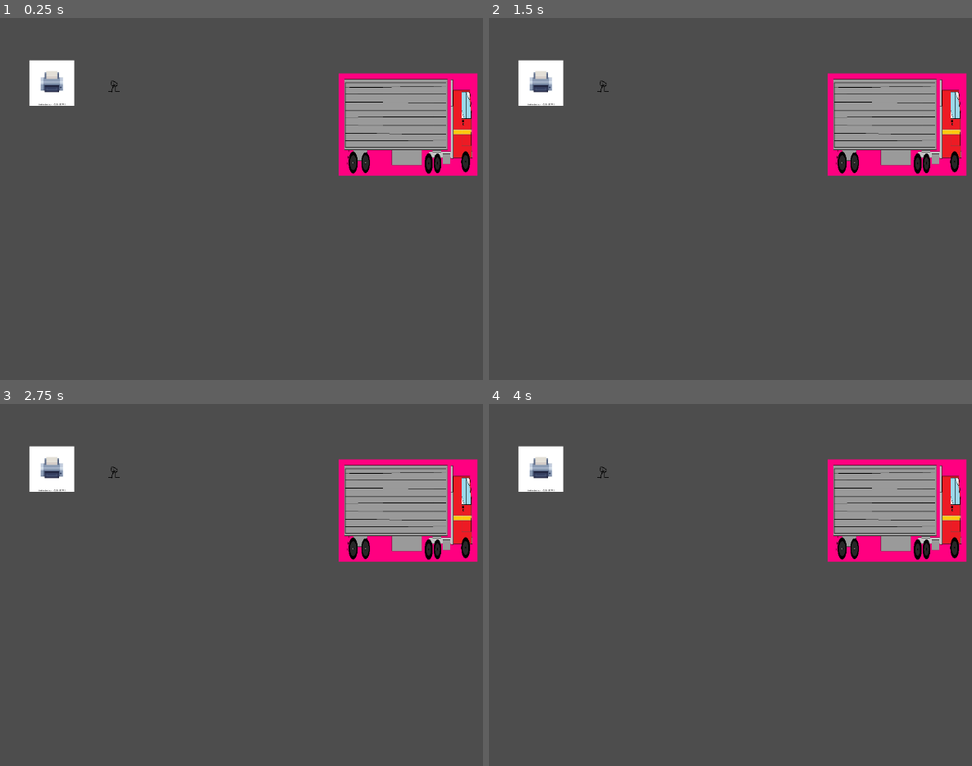
Above: before the commit, frames 1-4 (two rows, left to right).
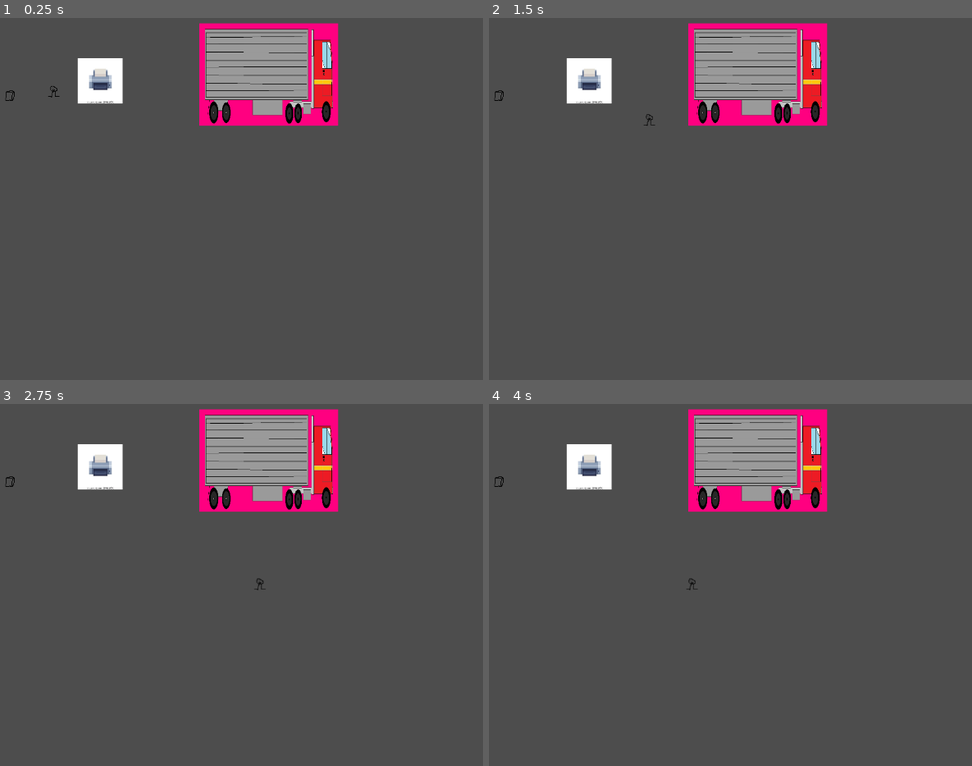
Above: after the commit, the same moments.

Repository: emptyjamjar/OSHA-Not-Included
Game: Godot game, scene res://scenes/game.tscn
Same seed, same stepped clock (60 frames per second), same inputs: the game is played once before the commit and once after it. The project has no main scene, so this scene is started directly.
Inputs:
- Up to frame 1 (0.25 s): no input
- Up to frame 2 (1.5 s): tap Enter at 0.5 s; hold Right (ui_right) 0.53-1.28 s; hold E (ui_E, bound only after the commit) 0.53-1.28 s; tap Space at 1.25 s; hold Down (ui_down) from 1.28 s (still down); tap E (ui_E, bound only after the commit) at 1.35 s
- Up to frame 3 (2.75 s): release Down (ui_down) at 2.03 s; hold Right (ui_right) from 2.03 s (still down); hold E (ui_E, bound only after the commit) from 2.03 s (still down)
- Up to frame 4 (4 s): release Right (ui_right) at 2.78 s; release E (ui_E, bound only after the commit) at 2.78 s; hold Page Up (ui_page_up) 2.78-3.53 s; tap E (ui_E, bound only after the commit) at 2.85 s; tap Enter at 3.5 s; hold Left (ui_left) from 3.53 s (still down); hold E (ui_E, bound only after the commit) from 3.53 s (still down)

The runs differ from the first frame. In frame 1, 18% of the frame differs, in the area x 1-99%, y 1-44%; in frame 2, 18%; in frame 3, 18%, in the area x 1-99%, y 1-52%; in frame 4, 18%.

Commit message:
disconnected detection from player/box

Diff:
--- a/conveyer.gd
+++ b/conveyer.gd
@@ -1,6 +1,6 @@
 extends Area2D
 
-
+@export var boxes = null
 # Called when the node enters the scene tree for the first time.
 func _ready() -> void:
 	pass # Replace with function body.
@@ -8,4 +8,8 @@
 
 # Called every frame. 'delta' is the elapsed time since the previous frame.
 func _process(delta: float) -> void:
-	pass
+	boxes = get_overlapping_bodies()
+	for box in boxes:
+		#print(box)
+		if box.is_in_group("Boxable"):
+			box.free()
--- a/project.godot
+++ b/project.godot
@@ -17,3 +17,20 @@
 config/name="osha_not_included"
 config/features=PackedStringArray("4.6", "Forward Plus")
 config/icon="res://icon.svg"
+
+[global_group]
+
+Boxable=""
+
+[input]
+
+ui_E={
+"deadzone": 0.2,
+"events": [Object(InputEventKey,"resource_local_to_scene":false,"resource_name":"","device":-1,"window_id":0,"alt_pressed":false,"shift_pressed":false,"ctrl_pressed":false,"meta_pressed":false,"pressed":false,"keycode":0,"physical_keycode":69,"key_label":0,"unicode":101,"location":0,"echo":false,"script":null)
+]
+}
+
+[rendering]
+
+renderer/rendering_method="gl_compatibility"
+renderer/rendering_method.mobile="gl_compatibility"
--- a/scenes/game.tscn
+++ b/scenes/game.tscn
@@ -1,23 +1,23 @@
 [gd_scene format=3 uid="uid://cp3eur47tnd7i"]
 
-[ext_resource type="PackedScene" uid="uid://c7e7f64igaa5j" path="res://scenes/player.tscn" id="1_uwrxv"]
-[ext_resource type="PackedScene" uid="uid://d2r1f8py617s3" path="res://scenes/box.tscn" id="2_yqjtg"]
-[ext_resource type="PackedScene" uid="uid://bhmynboldga2b" path="res://scenes/prepper.tscn" id="3_lbhrr"]
-[ext_resource type="PackedScene" uid="uid://cyuiwukw36bwd" path="res://scenes/shipper.tscn" id="4_iywne"]
+[ext_resource type="PackedScene" uid="uid://c7e7f64igaa5j" path="res://scenes/player.tscn" id="1_lbhrr"]
+[ext_resource type="PackedScene" uid="uid://bhmynboldga2b" path="res://scenes/prepper.tscn" id="2_iywne"]
+[ext_resource type="PackedScene" uid="uid://cyuiwukw36bwd" path="res://scenes/shipper.tscn" id="3_p57ef"]
+[ext_resource type="PackedScene" uid="uid://d2r1f8py617s3" path="res://scenes/box.tscn" id="4_u5sy4"]
 
-[node name="Game" type="Node2D" unique_id=645817684]
+[node name="Game" type="Node2D" unique_id=1827869877]
 
-[node name="Player" parent="." unique_id=2112891127 instance=ExtResource("1_uwrxv")]
-position = Vector2(265, 129)
+[node name="Player" parent="." unique_id=2112891127 instance=ExtResource("1_lbhrr")]
+position = Vector2(157, 137)
 
-[node name="Box" parent="." unique_id=189150552 groups=["Boxable"] instance=ExtResource("2_yqjtg")]
-position = Vector2(170, 133)
+[node name="Prepper" parent="." unique_id=2093227932 instance=ExtResource("2_iywne")]
+position = Vector2(238.00002, 121)
 
-[node name="Prepper" parent="." unique_id=2093227932 instance=ExtResource("3_lbhrr")]
-position = Vector2(154.5, 126)
+[node name="Shipper" parent="." unique_id=441417436 instance=ExtResource("3_p57ef")]
+position = Vector2(533, 108.99999)
 
-[node name="Shipper" parent="." unique_id=441417436 instance=ExtResource("4_iywne")]
-position = Vector2(780.00006, 197.99994)
+[node name="Camera2D" type="Camera2D" parent="." unique_id=167263537]
+position = Vector2(574, 323)
 
-[connection signal="body_entered" from="Prepper" to="Player" method="_on_prepper_body_entered"]
-[connection signal="body_entered" from="Prepper" to="Box" method="_on_prepper_body_entered"]
+[node name="Box" parent="." unique_id=189150552 instance=ExtResource("4_u5sy4")]
+position = Vector2(79, 140)
--- a/scripts/box.gd
+++ b/scripts/box.gd
@@ -1,7 +1,7 @@
 extends RigidBody2D
 
 @export var weight := 10
-@export var boxed = false
+
 # Called when the node enters the scene tree for the first time.
 func _ready() -> void:
 	pass # Replace with function body.
@@ -17,12 +17,3 @@
 		linear_velocity.y -= weight * 1 * delta
 	elif linear_velocity.y < 0:
 		linear_velocity.y += weight * 1 * delta
-
-
-func _on_prepper_body_entered(body: Node2D) -> void:
-	add_to_group("Boxable")
-
-
-func _on_shipper_area_entered(area: Area2D) -> void:
-	if is_in_group("Boxable"):
-		free()
--- a/scripts/player.gd
+++ b/scripts/player.gd
@@ -9,19 +9,13 @@
 func _physics_process(delta: float) -> void:
 	var move_vec = Vector2()
 	# rebind keys at editor -> shortcuts at top left
-	if Input.is_action_pressed("move_left"):
+	if Input.is_action_pressed("ui_left"):
 		move_vec.x -= 1
-	if Input.is_action_pressed("move_right"):
+	if Input.is_action_pressed("ui_right"):
 		move_vec.x += 1
-	if Input.is_action_pressed("move_up"):
+	if Input.is_action_pressed("ui_up"):
 		move_vec.y -= 1
-	if Input.is_action_pressed("move_down"):
+	if Input.is_action_pressed("ui_down"):
 		move_vec.y += 1
 
 	move_and_collide(move_vec * delta * move_speed)
-
-
-
-
-func _on_prepper_body_entered(body: Node2D) -> void:
-	body.inside = true # Replace with function body. # Replace with function body.
--- a/scripts/prepper.gd
+++ b/scripts/prepper.gd
@@ -1,5 +1,6 @@
 extends Area2D
 
+@export var scanner = null
 @export var inside := false
 # Called when the node enters the scene tree for the first time.
 func _ready() -> void:
@@ -8,7 +9,18 @@
 
 # Called every frame. 'delta' is the elapsed time since the previous frame.
 func _process(delta: float) -> void:
-	# rebind controls in editor -> editor settings -> shortcuts
-	if inside and Input.is_action_pressed("ui_page_up"):
-		for box in get_tree().get_nodes_in_group("guards"):
-			box.boxed = true
+	inside = false
+	scanner = get_overlapping_bodies()
+	for object in scanner:
+		if object == get_node("../Player"):
+			print("Player is in")
+			inside = true
+			break
+
+	# rebind controls in editor -> editor settings -> shortcuts. remapped to E here
+	if inside and Input.is_action_pressed("ui_E"):
+		print("Boxing")
+		for box in scanner:
+			if box == get_node("../Box"):
+				box.add_to_group("Boxable")
+				print("Box is boxed")
